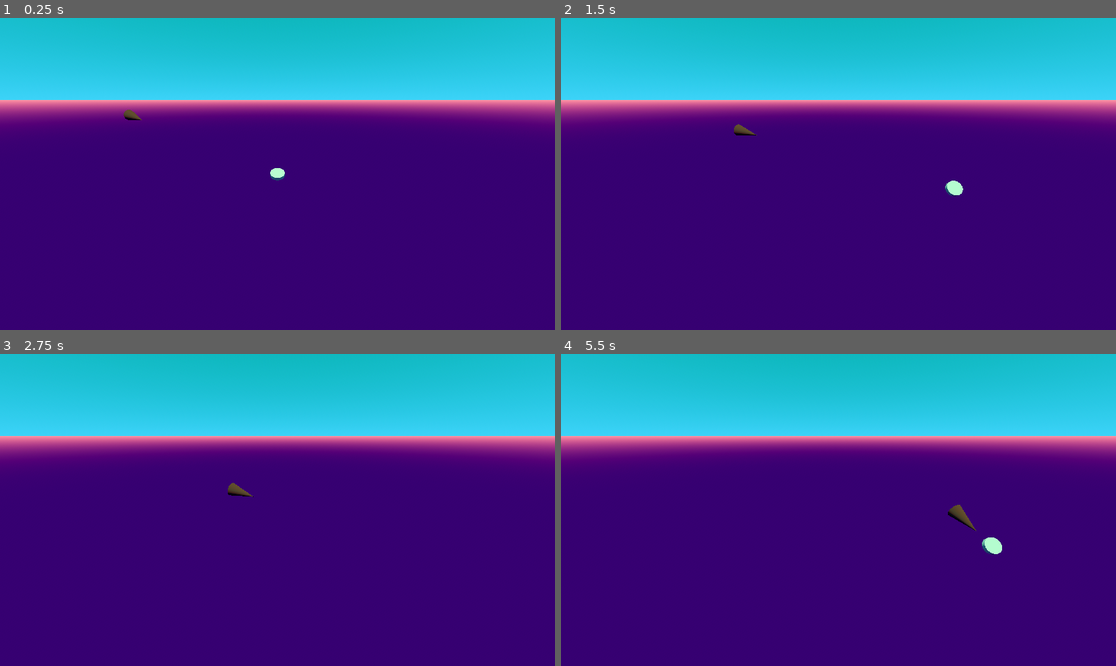
Above: before the commit, frames 1-4 (two rows, left to right).
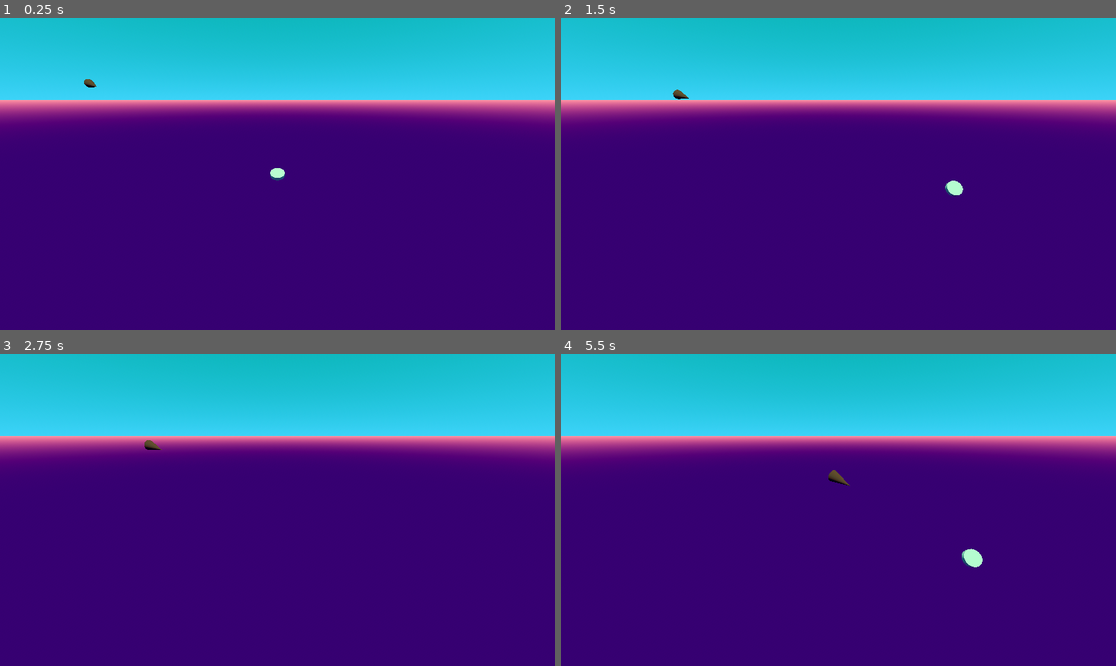
Above: after the commit, the same moments.

Repository: raffaelelauro/Sekiroguelite
Game: Godot game, scene res://main.tscn
Same seed, same stepped clock (60 frames per second), same inputs: the game is played once before the commit and once after it.
Inputs (mouse positions are in pixels of both pictures, inside the frame that each line leads up to):
- Up to frame 1 (0.25 s): no input
- Up to frame 2 (1.5 s): move the mouse to (960, 158) at 0.52 s; hold D (Right) 0.53-1.28 s; click (960, 158) at 0.6 s; move the mouse to (727, 189) at 1.27 s; hold S (Back) from 1.28 s (still down); tap W (Front) at 1.35 s
- Up to frame 3 (2.75 s): click (166, 525) at 1.55 s; move the mouse to (333, 441) at 2.02 s; release S (Back) at 2.03 s; hold D (Right) from 2.03 s (still down); click (333, 441) at 2.1 s
- Up to frame 4 (5.5 s): move the mouse to (810, 572) at 2.77 s; click (810, 572) at 2.85 s; move the mouse to (1005, 556) at 3.52 s; release D (Right) at 3.53 s; hold W (Front) 3.53-4.28 s; hold A (Left) 3.53-5.03 s; click (1005, 556) at 3.8 s; move the mouse to (672, 463) at 4.27 s; click (672, 463) at 4.35 s; move the mouse to (866, 510) at 5.02 s; hold S (Back) from 5.03 s (still down); click (866, 510) at 5.1 s

The runs differ from the first frame. In frame 1, 0.1% of the frame differs, in the area x 15-26%, y 19-33%; in frame 2, 0.1%; in frame 3, 0.2%; in frame 4, 0.6%, in the area x 48-80%, y 37-69%.

Commit message:
Added very simple parry mechanics

Diff:
--- a/enemy.gd
+++ b/enemy.gd
@@ -1,10 +1,22 @@
 extends RigidBody3D
+
+class_name Enemy
 
 @export var speed: float = 10.0
 @export var target: Node3D
-
+var stop: bool = false
 
 func _process(delta: float) -> void:
-	if target != null and !position.is_equal_approx(target.position):
+	if !stop and target != null and !position.is_equal_approx(target.position):
 		look_at(target.position)
 		position = position.move_toward(target.position, delta*speed)
+
+func is_parried() -> void:
+	print('PARRIED!')
+	stop = true
+	rotation.x = PI/2
+
+	apply_force((position - target.position).normalized()*1000)
+
+func _on_body_entered(body:Node) -> void:
+	print("EXPLOSION")
--- a/enemy.tscn
+++ b/enemy.tscn
@@ -10,8 +10,11 @@
 top_radius = 0.0
 
 [sub_resource type="CylinderShape3D" id="CylinderShape3D_4gyqm"]
+height = 2.06299
 
 [node name="Enemy" type="RigidBody3D"]
+collision_layer = 4
+collision_mask = 3
 gravity_scale = 0.0
 script = ExtResource("1_7k104")
 
@@ -20,5 +23,7 @@
 mesh = SubResource("CylinderMesh_7k104")
 
 [node name="CollisionShape3D" type="CollisionShape3D" parent="."]
-transform = Transform3D(1.91069e-15, -4.37114e-08, 1, -1, -4.37114e-08, 0, 4.37114e-08, -1, -4.37114e-08, 0, 0, 0)
+transform = Transform3D(1.91069e-15, -4.37114e-08, 1, -1, -4.37114e-08, 0, 4.37114e-08, -1, -4.37114e-08, -1.37665e-09, -1.37665e-09, -0.0314941)
 shape = SubResource("CylinderShape3D_4gyqm")
+
+[connection signal="body_entered" from="." to="." method="_on_body_entered"]
--- a/main.tscn
+++ b/main.tscn
@@ -36,6 +36,6 @@
 [node name="Player" parent="." instance=ExtResource("1_ig7tw")]
 
 [node name="Enemy" parent="." node_paths=PackedStringArray("target") instance=ExtResource("2_0xm2m")]
-transform = Transform3D(1, 0, 0, 0, 1, 0, 0, 0, 1, 8.27918, 0, -14.7207)
+transform = Transform3D(-0.858477, 0, 0.512852, 0, 1, 0, -0.512852, 0, -0.858477, 16.24, -2.38419e-07, -23.8431)
 speed = 5.0
 target = NodePath("../Player")
--- a/player.gd
+++ b/player.gd
@@ -1,9 +1,10 @@
 extends RigidBody3D
 
-@export var move_speed = 10
-@export var rotation_angle = PI / 8.0
+@export var move_speed: float = 10.0
+@export var rotation_angle: float = PI / 8.0
 
-var base_rotation = Vector3.ZERO;
+var base_rotation: Vector3 = Vector3.ZERO
+var target: Enemy = null
 
 # Called when the node enters the scene tree for the first time.
 func _ready() -> void:
@@ -12,7 +13,7 @@
 
 func _process(delta: float) -> void:
 
-	var target_rotation = Vector3.ZERO
+	var target_rotation:Vector3 = Vector3.ZERO
 
 	# Capture player movement
 	if Input.is_action_pressed("Front"):
@@ -28,5 +29,32 @@
 		position.z += move_speed*delta
 		target_rotation.x = base_rotation.x+rotation_angle
 
+	# Capture player actions
+	if Input.is_action_just_pressed("Parry"):
+		parry()
+
 	# Update rotation
 	rotation = rotation.move_toward(target_rotation, TAU * delta)
+
+func parry() -> void:
+	print('PARRY')
+	if target != null :
+		target.is_parried()
+
+
+func _on_parry_area_3d_body_entered(body:Node3D) -> void:
+	print('PARRIABLE DETECTED')
+	if body != null :
+		print('NEW TARGET')
+		target = body
+
+
+
+func _on_parry_area_3d_body_exited(body:Node3D) -> void:
+	print('PARRIABLE LEFT')
+	if target == body :
+		print('NO MORE TARGET')
+		target = null
+
+func _on_body_entered(body: Node) -> void:
+	print("HIT")
--- a/player.tscn
+++ b/player.tscn
@@ -1,13 +1,19 @@
-[gd_scene load_steps=4 format=3 uid="uid://durulyhj2ovs7"]
+[gd_scene load_steps=5 format=3 uid="uid://durulyhj2ovs7"]
 
 [ext_resource type="Script" uid="uid://diuhrux61quqw" path="res://player.gd" id="1_4flbx"]
 
 [sub_resource type="CylinderMesh" id="CylinderMesh_4flbx"]
 
 [sub_resource type="CylinderShape3D" id="CylinderShape3D_4flbx"]
-height = 0.240143
+height = 0.596413
+radius = 0.661133
+
+[sub_resource type="SphereShape3D" id="SphereShape3D_4flbx"]
+radius = 2.0267
 
 [node name="Player" type="RigidBody3D"]
+collision_layer = 2
+collision_mask = 5
 gravity_scale = 0.0
 script = ExtResource("1_4flbx")
 
@@ -16,5 +22,16 @@
 mesh = SubResource("CylinderMesh_4flbx")
 
 [node name="CollisionShape3D" type="CollisionShape3D" parent="."]
-transform = Transform3D(1, 0, 0, 0, 1, 0, 0, 0, 1, 0, -0.000350952, 0)
+transform = Transform3D(1, 0, 0, 0, 1, 0, 0, 0, 1, 0, 0.00271222, 0)
 shape = SubResource("CylinderShape3D_4flbx")
+
+[node name="ParryArea3D" type="Area3D" parent="."]
+collision_layer = 0
+collision_mask = 4
+
+[node name="ParryCollisionShape3D" type="CollisionShape3D" parent="ParryArea3D"]
+shape = SubResource("SphereShape3D_4flbx")
+
+[connection signal="body_entered" from="." to="." method="_on_body_entered"]
+[connection signal="body_entered" from="ParryArea3D" to="." method="_on_parry_area_3d_body_entered"]
+[connection signal="body_exited" from="ParryArea3D" to="." method="_on_parry_area_3d_body_exited"]
--- a/project.godot
+++ b/project.godot
@@ -49,6 +49,17 @@
 , Object(InputEventKey,"resource_local_to_scene":false,"resource_name":"","device":-1,"window_id":0,"alt_pressed":false …(186 unchanged characters)…
 ]
 }
+Parry={
+"deadzone": 0.2,
+"events": [Object(InputEventMouseButton,"resource_local_to_scene":false,"resource_name":"","device":-1,"window_id":0,"alt_pressed":false,"shift_pressed":false,"ctrl_pressed":false,"meta_pressed":false,"button_mask":1,"position":Vector2(129, 17),"global_position":Vector2(138, 65),"factor":1.0,"button_index":1,"canceled":false,"pressed":true,"double_click":false,"script":null)
+]
+}
+
+[layer_names]
+
+3d_physics/layer_1="environment"
+3d_physics/layer_2="player"
+3d_physics/layer_3="enemies"
 
 [physics]
 
Not shown, changed: .gitignore
